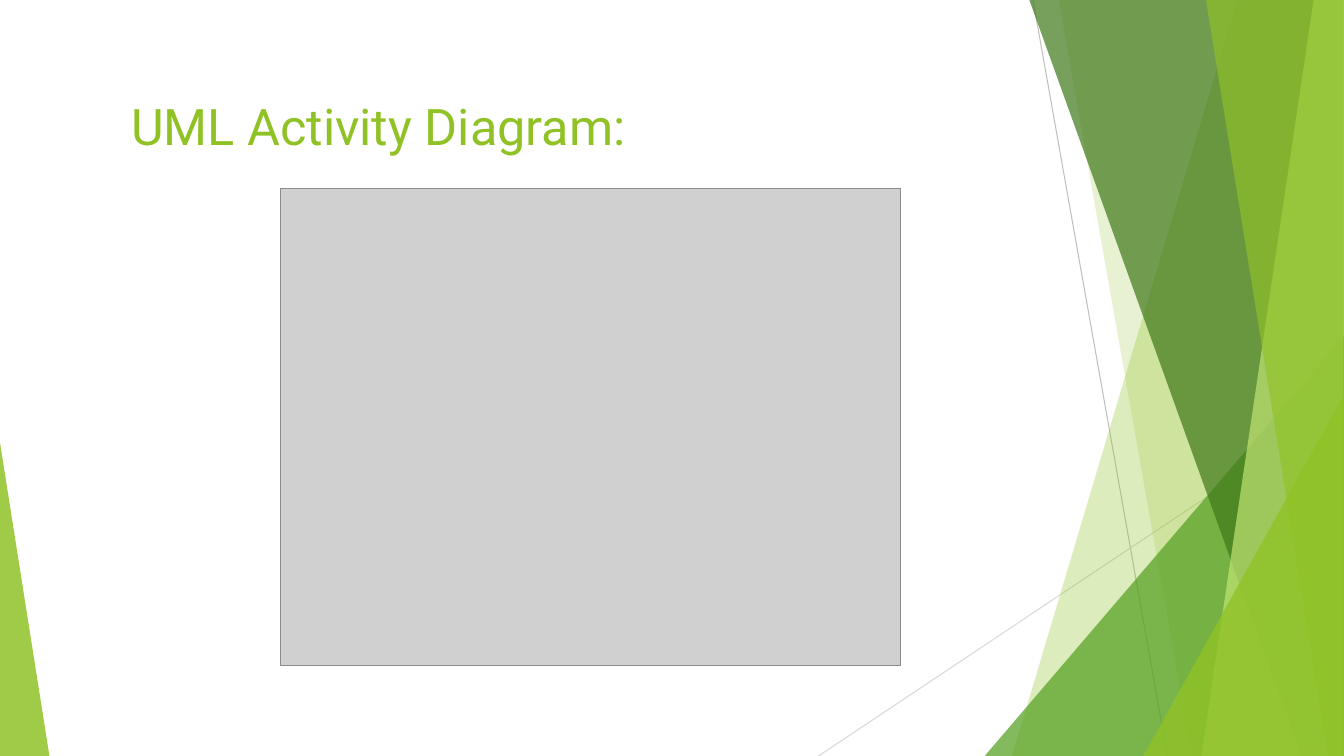
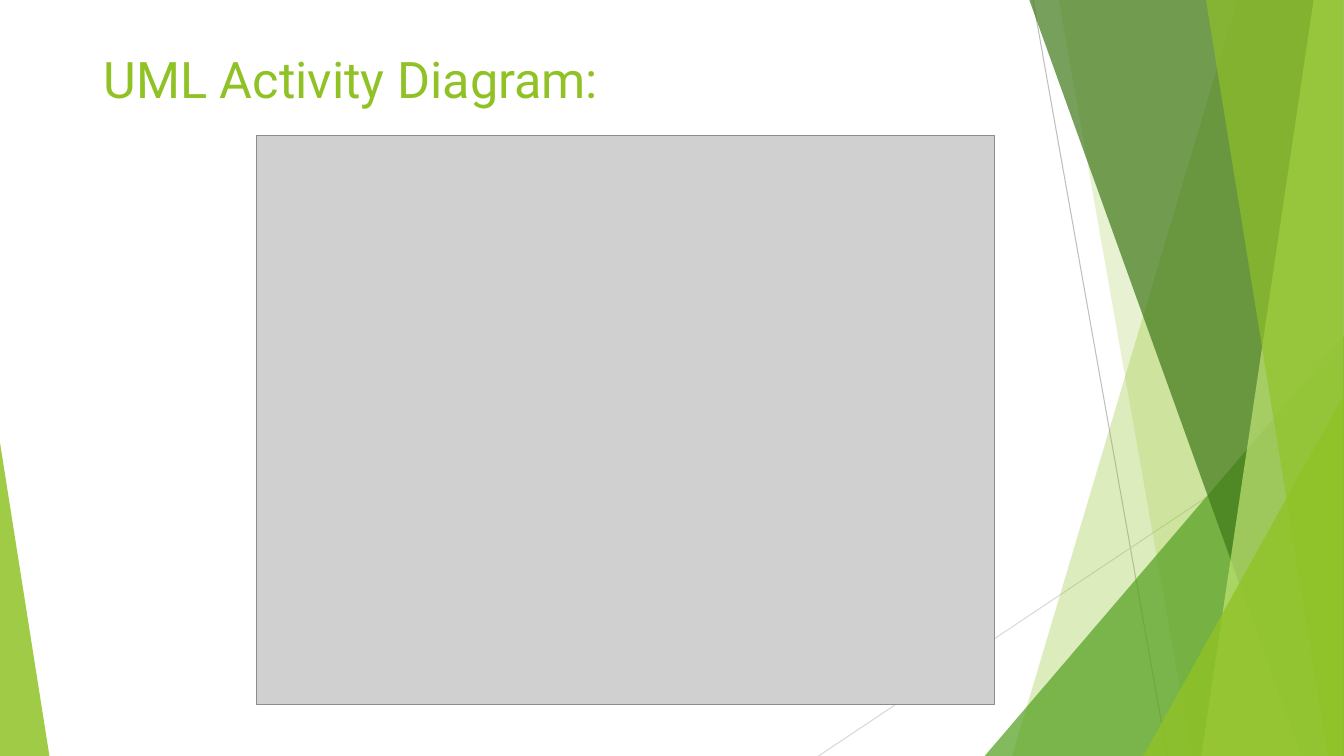
Before and after one commit to Naresh-Barua/Software-Engeneering-Project-, a slide deck: slide 5 of RateIt.pptx (slide 4 before the commit). Drawn at 1344x756 pixels with LibreOffice and Linux fonts; fonts in the diff are those of the drawing; grey boxes stand for pictures. Boxes give left, top, right and bottom in pixels: in the first picture for what was removed or moved away, otherwise in the second. Text is boxed around its words. In the diff, an @@ line names an element or a change of style, - is before the commit and + after.

```diff
--- a/RateIt.pptx
+++ b/RateIt.pptx
@@ title "UML Activity Diagram:": place and size @@
-title "UML Activity Diagram:" at [131, 108, 626, 156]
+title "UML Activity Diagram:" at [104, 61, 598, 109]
@@ picture: place and size @@
-picture at [281, 189, 901, 666]
+picture at [256, 135, 994, 705]
```
Also in this commit, not shown: 5 other slides changed, 2 slides added.
